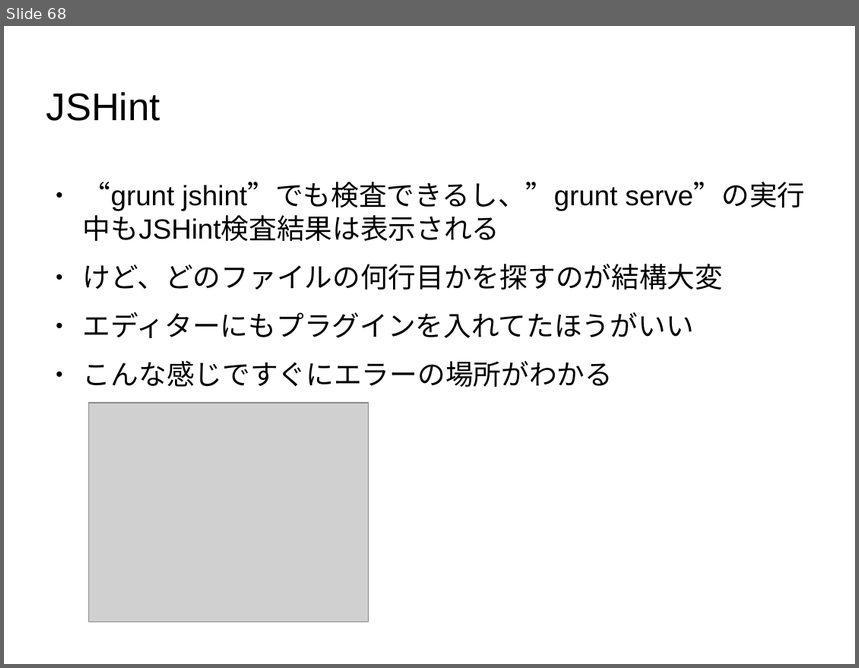
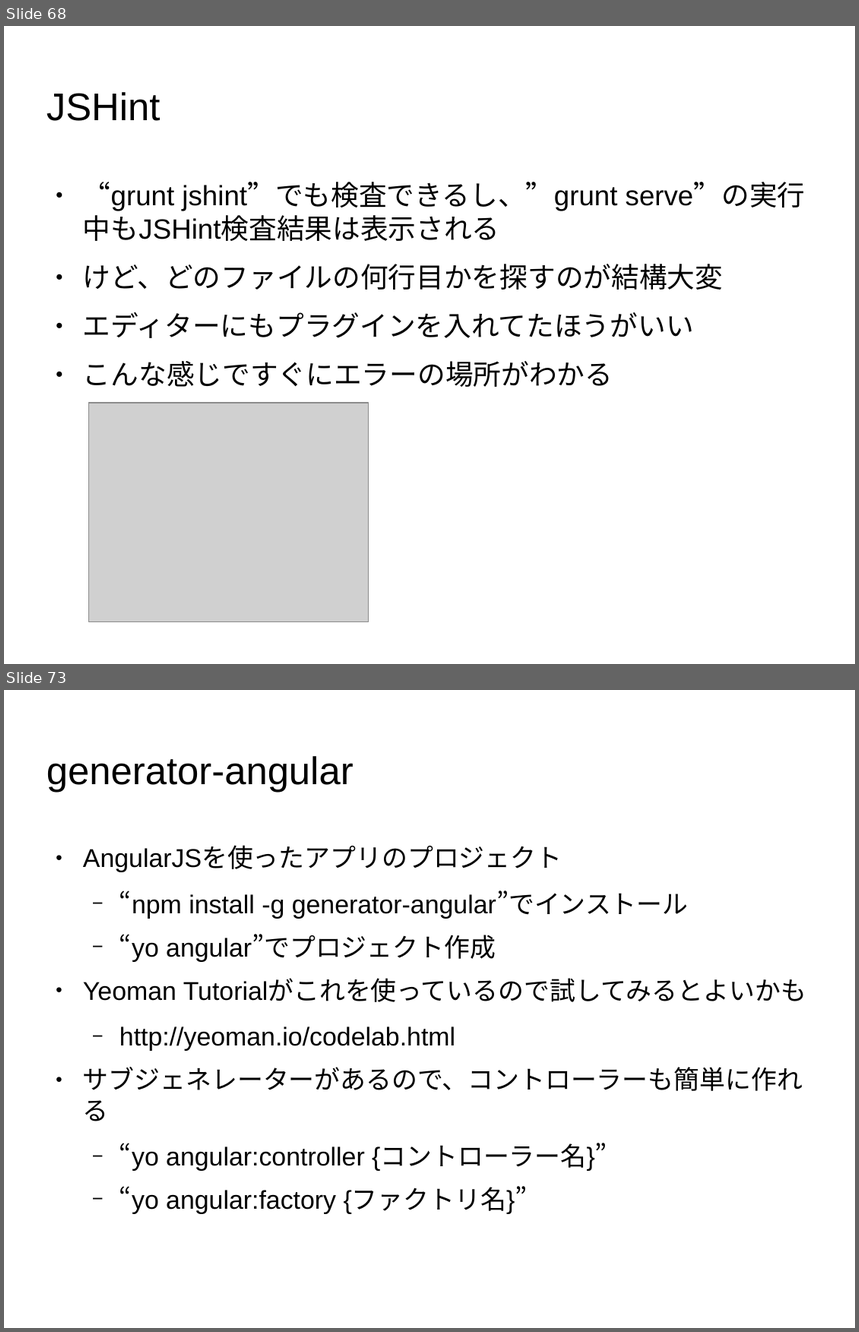
Before and after one commit to masakura/yeoman-presentation, a slide deck: yeoman-presentation.odp. Shown one above the other, each under a label of ours: slide 68 before the commit, slides 68 and 73 after it; the slides between them are not shown. The pictures are 859x668 and 859x1332 pixels, drawn with LibreOffice and Linux fonts; fonts in the diff are those of the drawing; grey boxes stand for pictures; background and template pictures are left out. Boxes give left, top, right and bottom in pixels: in the first picture for what was removed or moved away, otherwise in the second. Text is boxed around its words. In the diff, an @@ line names an element or a change of style, - is before the commit and + after.

```diff
--- a/yeoman-presentation.odp
+++ b/yeoman-presentation.odp
@@ slide 73 added at [4,690,855,1328], background picture (left out) @@
@@ title added at [47,756,354,792], 36 pt, text #000000 @@
+generator-angular
@@ text added at [83,847,807,1214], 24.1 pt, text #000000 @@
+● AngularJSを使ったアプリのプロジェクト
+  − “npm install -g generator-angular”でインストール
+  − “yo angular”でプロジェクト作成
+● Yeoman Tutorialがこれを使っているので試してみるとよいかも
+  − http://yeoman.io/codelab.html
+● サブジェネレーターがあるので、コントローラーも簡単に作れる
+  − “yo angular:controller {コントローラー名}”
+  − “yo angular:factory {ファクトリ名}”
```
Also in this commit, not shown: 5 slides changed, 19 other slides added, 1 slide removed.
